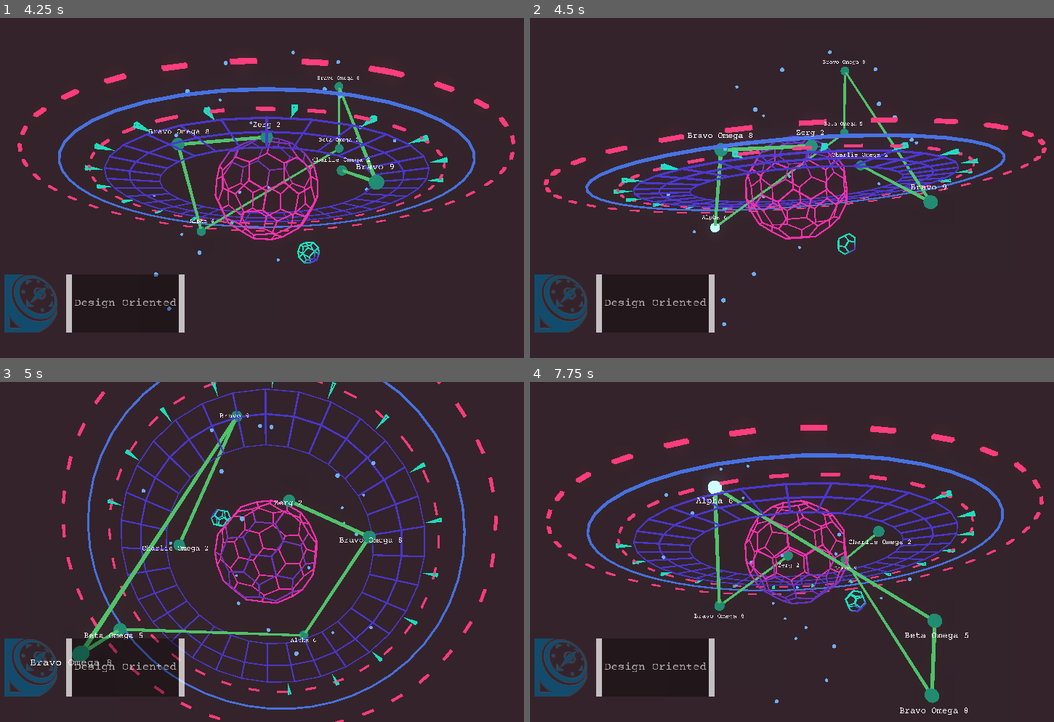
Above: before the commit, frames 1-4 (two rows, left to right).
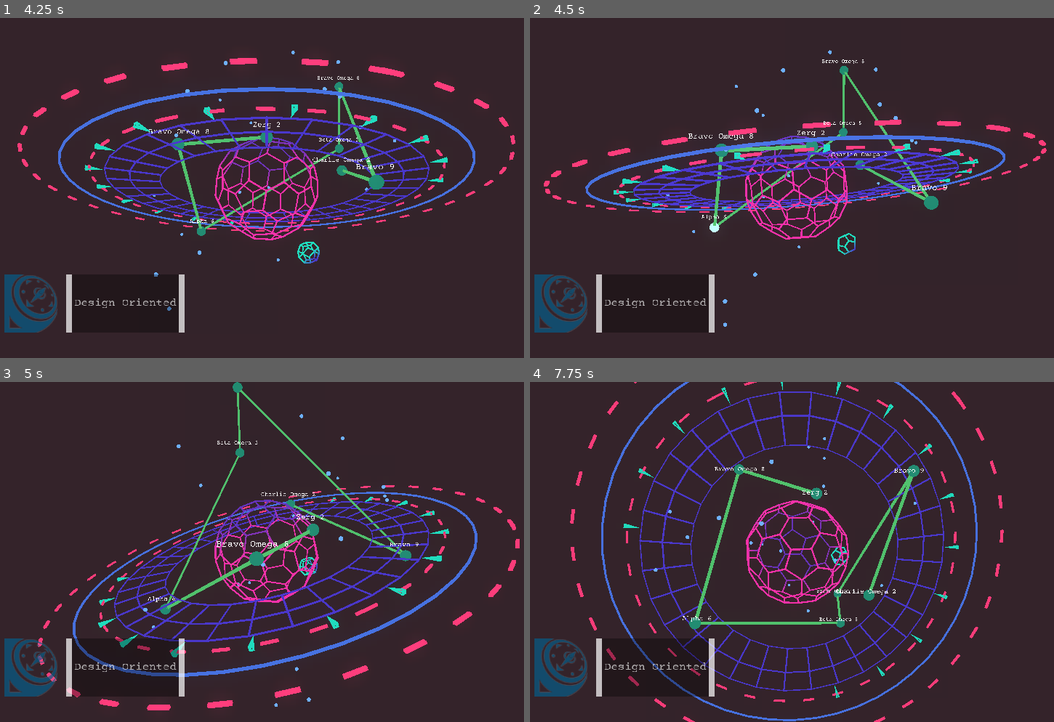
Above: after the commit, the same moments.

Repository: creikey/cool-hologram
Game: Godot game, scene res://Main.tscn
Two runs of this game, one before a commit and one after it. Both use one fixed random seed, a clock stepped at 60 frames per second and the inputs below.
Inputs (mouse positions are in pixels of both pictures, inside the frame that each line leads up to):
- Up to frame 1 (4.25 s): click "Hide this text" at 0.5 s; click "Design Oriented" at 1.25 s; click "Design Oriented" at 2 s; click "Design Oriented" at 2.75 s; move the mouse to (393, 171) at 3.52 s; press the mouse at (393, 171) at 3.53 s
- Up to frame 2 (4.5 s): release the mouse at (923, 171) at 4.25 s; drag from (681, 205) to (765, 256) at 4.27 s
- Up to frame 3 (5 s): no input
- Up to frame 4 (7.75 s): move the mouse to (854, 477) at 5.02 s; hold Mouse wheel down (zoom_out) 5.03-5.75 s; click (854, 477) at 5.17 s; drag from (765, 620) to (624, 501) at 5.77 s; move the mouse to (970, 603) at 6.52 s; hold Mouse wheel up (zoom_in) 6.53-7.25 s; click (970, 603) at 6.67 s; drag from (624, 501) to (708, 467) at 7.27 s

Frame 1 is identical in both runs. In frame 2, 5.1% of the frame differs, in the area x 2-99%, y 10-91%; in frame 3, 16%, in the area x 5-100%, y 0-100%; in frame 4, 15%.

Commit message:
Get hacky pinch to zoom working

Diff:
--- a/src/RotationHelper.gd
+++ b/src/RotationHelper.gd
@@ -7,16 +7,42 @@
 
 var target_rotation: Vector3 = Vector3()
 var target_zoom: float = 1.0
-
-#func _process(_delta):
-#
+var rotation_smooth_factor: float = 0.08
+var cur_mouse_drag_speed: float = MOUSE_DRAG_SPEED
+var finger_positions: Dictionary = {
+	0: Vector2(),
+	1: Vector2(),
+}
+var started_dragging: bool = false
+var initial_zoom_distance: float = 0.0
+var initial_zoom: float = 1.0
 
 func _input(event):
+	if event is InputEventScreenDrag: # on mobile
+		rotation_smooth_factor = 0.5
+		cur_mouse_drag_speed = 0.003
+		if event.index == 0:
+			finger_positions[0] = event.position
+			if started_dragging:
+#				print(finger_positions)
+				target_zoom = initial_zoom * 2.0 * (initial_zoom_distance / (finger_positions[1] - finger_positions[0]).length())
+		elif event.index == 1:
+			finger_positions[1] = event.position
+	if event is InputEventScreenTouch and event.index == 1:
+		if event.is_pressed():
+			started_dragging = true
+			finger_positions[1] = event.position
+			initial_zoom = target_zoom
+			initial_zoom_distance = (finger_positions[1] - finger_positions[0]).length() / 2.0
+		else:
+			started_dragging = false
 #	print(event)
 	if event.is_action_pressed("zoom_in"):
 		target_zoom -= MOUSE_ZOOM_INCREMENT
 	elif event.is_action_pressed("zoom_out"):
 		target_zoom += MOUSE_ZOOM_INCREMENT
+	elif event is InputEventMagnifyGesture:
+		printt(event.is_pressed(), event.factor)
 #	if event is InputEventMouseMotion and dragging:
 #		target_rotation.x -= event.relative.y*MOUSE_DRAG_SPEED
 #		target_rotation.y -= event.relative.x*MOUSE_DRAG_SPEED
@@ -30,8 +56,8 @@
 		dragging = true
 	elif (event is InputEventMouseMotion or event is InputEventScreenDrag) and dragging:
 #		print(event.relative)
-		target_rotation.x -= event.relative.y*MOUSE_DRAG_SPEED
-		target_rotation.y -= event.relative.x*MOUSE_DRAG_SPEED
+		target_rotation.x -= event.relative.y*cur_mouse_drag_speed
+		target_rotation.y -= event.relative.x*cur_mouse_drag_speed
 	elif _is_start_of_drag(event, false) or event.is_action_released("interact"):
 		Input.set_default_cursor_shape(Input.CURSOR_ARROW)
 		dragging = false
@@ -45,7 +71,7 @@
 		target_zoom -= MOUSE_ZOOM_INCREMENT
 	if Input.is_action_pressed("zoom_out"):
 		target_zoom += MOUSE_ZOOM_INCREMENT
-	rotation = lerp(rotation, target_rotation, 0.08)
+	rotation = lerp(rotation, target_rotation, rotation_smooth_factor)
 	scale.x = lerp(scale.x, target_zoom, 0.2)
 	scale.y = scale.x
 	scale.z = scale.x
